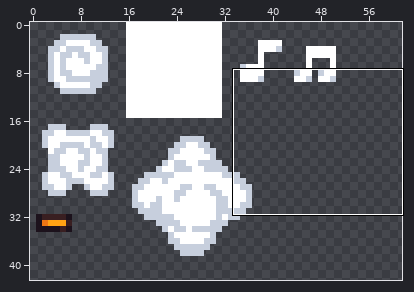
Pixel-art file, stored at BurningKnight/Content/Animations/particles.ase. Above, an overview of the earlier version with the close-up marked.
Close-up. Earlier state:
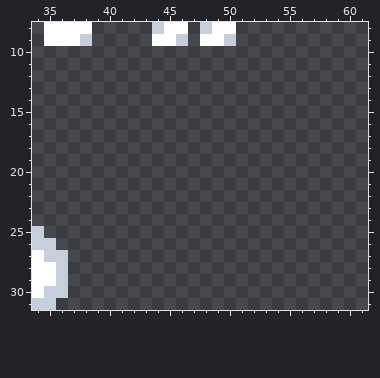
128x128 pixels, 1 frame. Shown: x 34..61, y 8..31. The wide view leaves out empty margins.
New version:
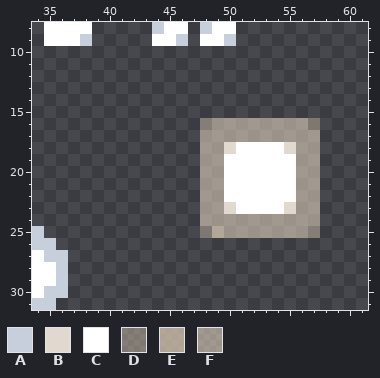
Palette (. is transparent): A #c7cfdd  B #e1d9cf  C #ffffff  D #c2b29f81  E #d5c4afc1  F #f9e6cf81
What changed:
{"y":16,"x":48,"old":"..........","new":"DFFFFFFFFD"}
{"y":17,"x":48,"old":"..........","new":"FFFFFFFFFF"}
{"y":18,"x":48,"old":"..........","new":"FFBCCCCBFF"}
{"y":19,"x":48,"old":"..........","new":"FFCCCCCCFF"}
{"y":20,"x":48,"old":"..........","new":"FFCCCCCCFF"}
{"y":21,"x":48,"old":"..........","new":"FFCCCCCCFF"}
{"y":22,"x":48,"old":"..........","new":"FFCCCCCCFF"}
{"y":23,"x":48,"old":"..........","new":"FFBCCCCBFF"}
{"y":24,"x":48,"old":"..........","new":"FFFFFFFFFF"}
{"y":25,"x":48,"old":"..........","new":"DEFFFFFFFD"}
